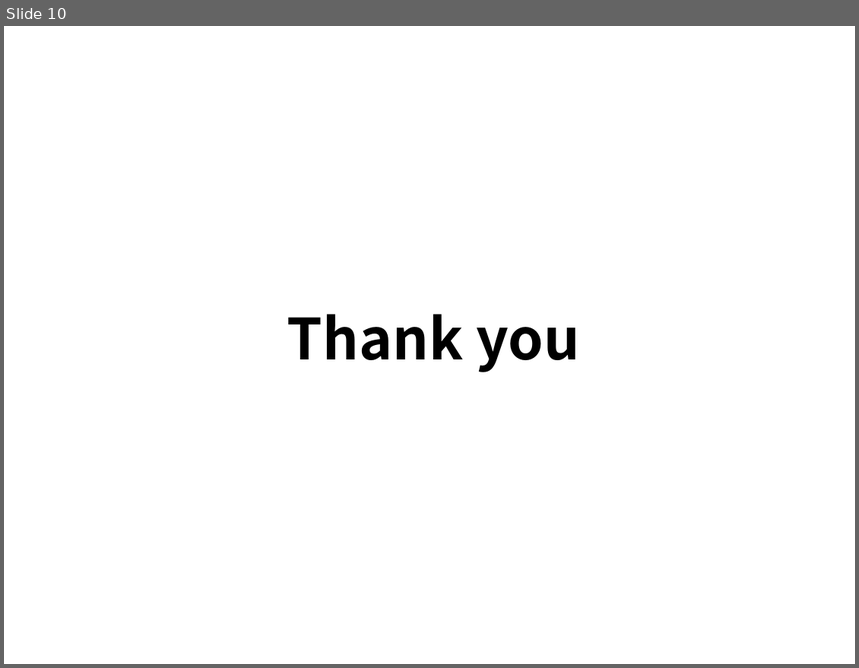
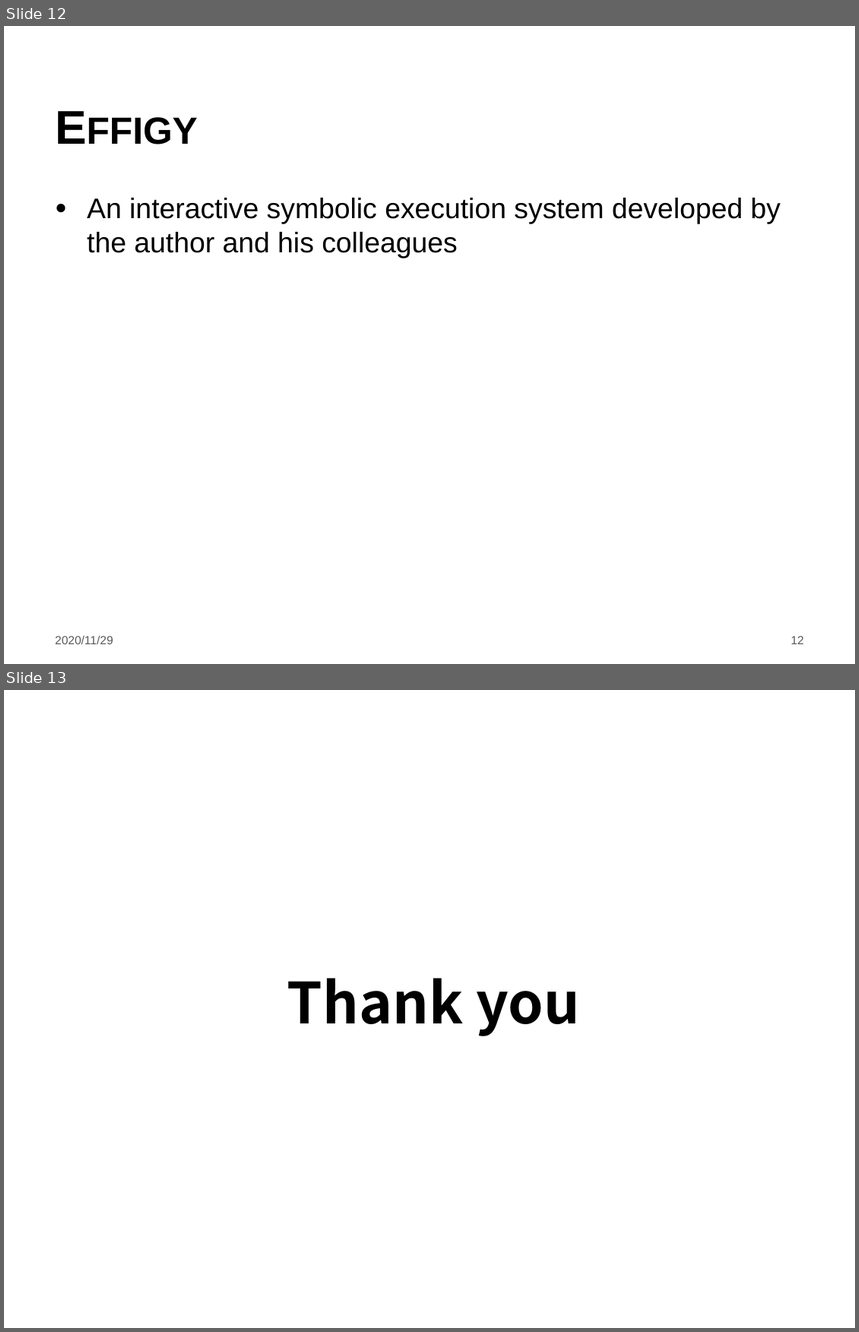
Before and after one commit to LintianShi/Research-Proposal, a slide deck: Symbolic_execution.pptx. Shown one above the other, each under a label of ours: slide 10 before the commit, slides 12 and 13 after it. The pictures are 859x668 and 859x1332 pixels, drawn with LibreOffice and Linux fonts; fonts in the diff are those of the drawing; background and template pictures are left out. Boxes give left, top, right and bottom in pixels: in the first picture for what was removed or moved away, otherwise in the second. Text is boxed around its words. In the diff, an @@ line names an element or a change of style, - is before the commit and + after.

```diff
--- a/Symbolic_execution.pptx
+++ b/Symbolic_execution.pptx
@@ slide 12 added at [4, 26, 855, 664], background #FFFFFF @@
@@ title added at [47, 37, 749, 158], 40 pt, text #000000, bold, small capitals @@
+Effigy
@@ text added at [87, 198, 781, 259], 24 pt, text #000000 @@
+● An interactive symbolic execution system developed by the author and his colleagues
@@ text added at [55, 636, 113, 645], 10 pt, text #595959 @@
+2020/11/29
@@ page number added at [791, 636, 804, 645], 10 pt, text #595959 @@
+12
@@ what was slide 10 is now slide 13 @@
```
Also in this commit, not shown: 7 slides changed, 2 other slides added.
